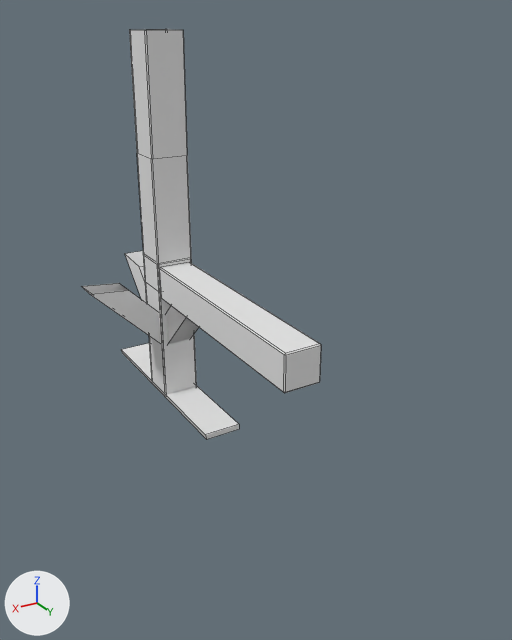
Before and after pictures for a commit that changed the FBX model Assets/Visuals/Models/Railing.fbx.
The view is the same before and after, from a camera (50 mm lens) standing at (1.54, 3.53, 2.07) and looking at (-0.02, 0.93, 0.77). Lighting does not change. The marker at lower left points along +X, +Y and +Z. Mesh edges are drawn as thin lines. Where no turn or scale is listed for an object, it has been applied to the vertices.

Names of what the first picture shows: 'Брус', 'Брус_Перилина', 'Брус_СтолбикУгловой', 'Доска1,2м'.
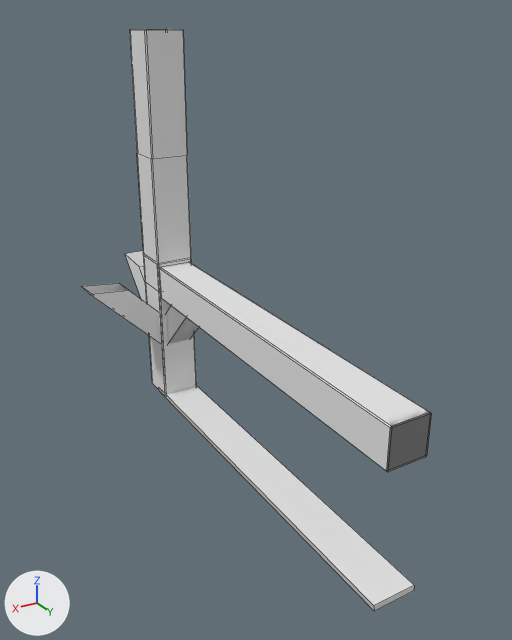
Where the newer file only moved an object's origin or applied its transform, the numbers keep the older frame.

The change, as JSON lines over the scene's bpy script:
```json
{"block": "me_куб_087", "where": "me_куб_087.from_pydata(...)  # 40 vertices, 34 faces; spans x -0.103..0.106, y -0.103..1.352, z 0.0..0.823"}
{"block": "me_куб_087", "where": "# used by ob_брус_перилина; location = (0.0, 0.0, 0.0)"}
{"block": "me_куб_087", "change": "me_куб_087 part 1: all 12 vertices in x -0.09..0.095, y 1.348..1.352, z 0.615..0.8 are scaled about their middle by (1, 0, 1), then moved by (0.0, 0.65, 0.0)"}
{"op": "add", "block": "me_куб_158", "code": ["me_куб_158 = bpy.data.meshes.new('Куб.158')", "me_куб_158.from_pydata(...)  # 20 vertices, 17 faces; spans x -0.09..0.1, y -0.02..2.0, z 0.61..0.8", "me_куб_158.materials.append(mat_брус)  # its picture is missing"]}
{"op": "add", "block": "me_куб_096_1", "code": ["me_куб_096_1 = bpy.data.meshes.new('Куб.096')", "me_куб_096_1.from_pydata(...)  # 8 vertices, 6 faces; spans x -0.1..0.1, y 0.0..2.0, z -0.02..0.01", "me_куб_096_1.materials.append(mat_брус)  # its picture is missing"]}
{"op": "remove", "block": "ob_доска1_2м", "code": ["ob_доска1_2м = bpy.data.objects.new('Доска1,2м', me_куб_096)", "ob_доска1_2м.location = (0.0, 0.0, 0.0)"]}
{"op": "add", "block": "ob_брус_перилина_безноги", "code": ["ob_брус_перилина_безноги = bpy.data.objects.new('Брус_Перилина_безноги', me_куб_158)", "ob_брус_перилина_безноги.location = (0.0, 0.0, 0.0)"]}
{"op": "add", "block": "ob_доска2м", "code": ["ob_доска2м = bpy.data.objects.new('Доска2м', me_куб_096_1)", "ob_доска2м.location = (0.0, 0.0, 0.0)"]}
```

Pixel boxes (x1, y1, x2, y2) of what changed, in the pictures (512 x 640 px):
```json
{"object": "Брус_Перилина_безноги", "change": "added", "after": [160, 263, 430, 470]}
{"object": "Доска2м", "change": "added", "after": [159, 386, 414, 611]}
{"object": "Брус_Перилина", "change": "reshaped", "before": [160, 263, 321, 393], "after": [366, 372, 431, 472]}
{"object": "Доска1,2м", "change": "deleted", "before": [121, 343, 239, 439]}
```
